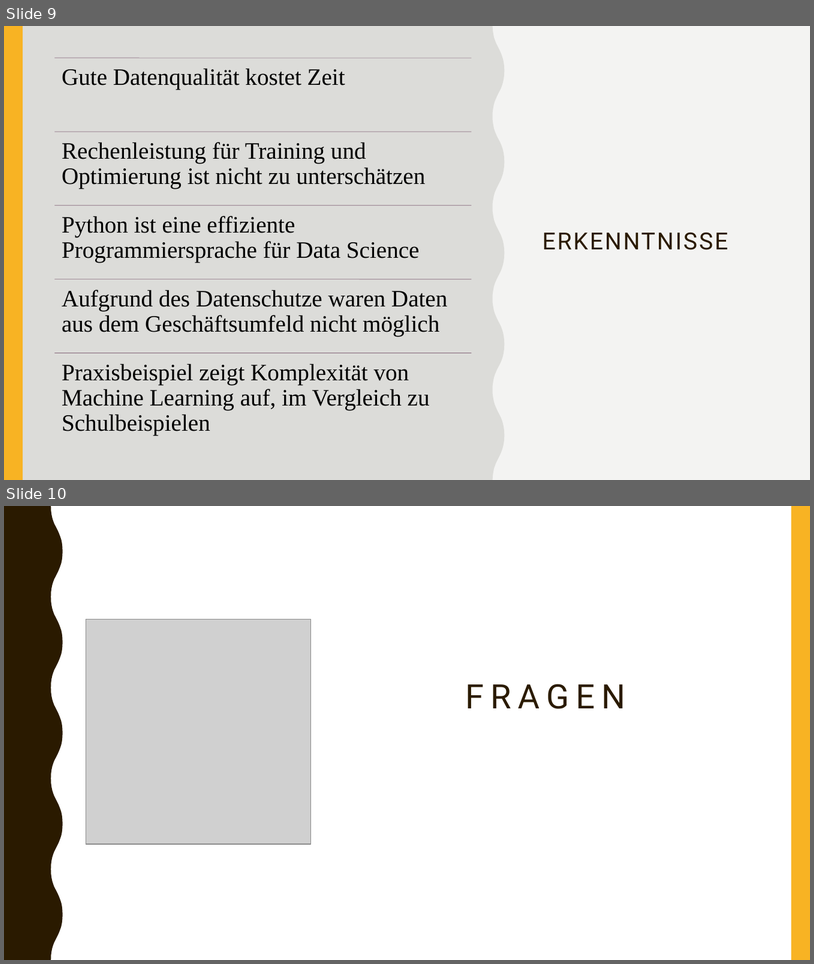
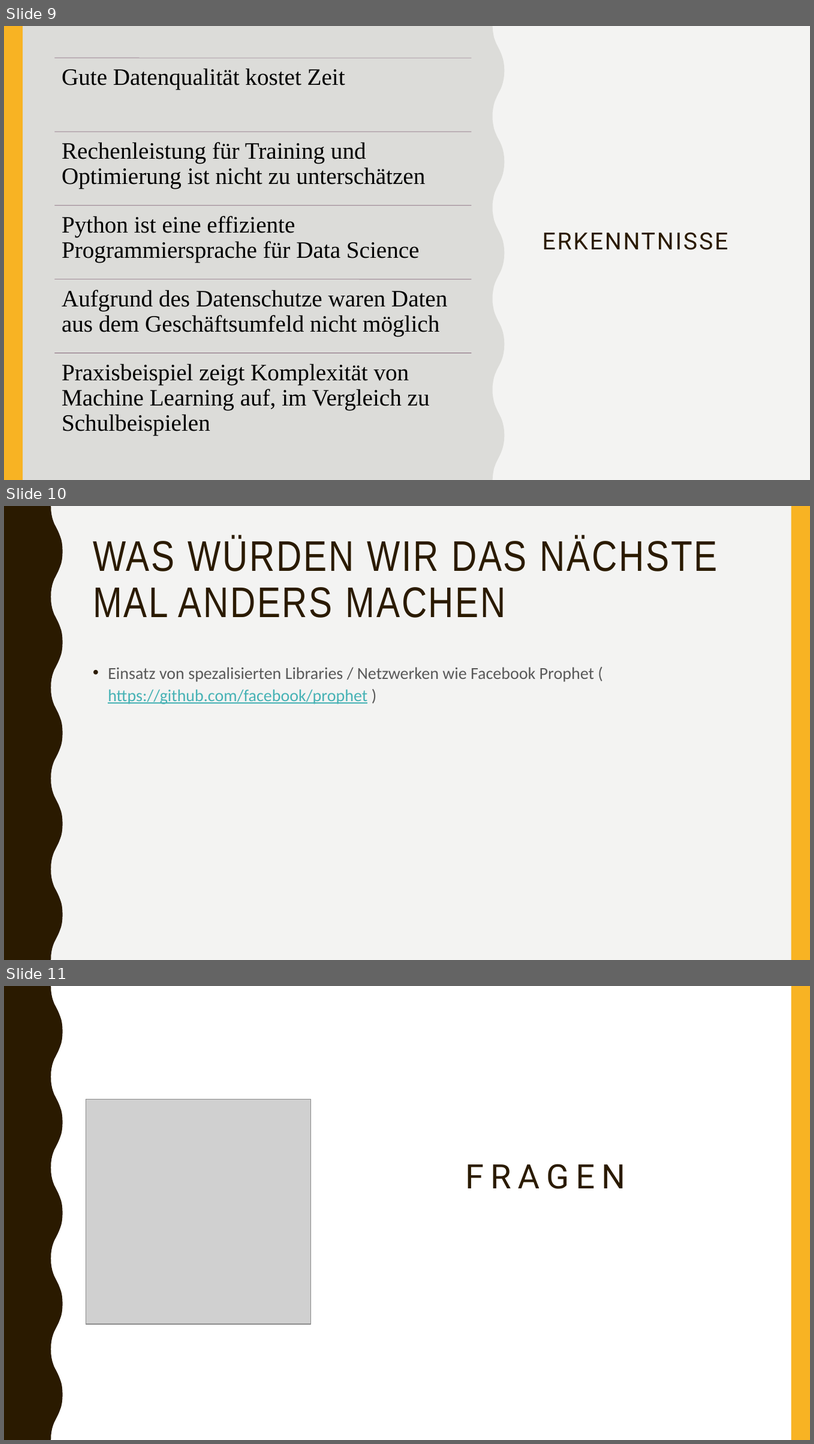
Before and after one commit to maggi71/ml-corona, a slide deck: resources/documentation/Abschlusspraesentation.pptx. Shown one above the other, each under a label of ours: slides 9 and 10 before the commit, slides 9, 10 and 11 after it. The pictures are 814x964 and 814x1444 pixels, drawn with LibreOffice and Linux fonts; fonts in the diff are those of the drawing; grey boxes stand for pictures. Boxes give left, top, right and bottom in pixels: in the first picture for what was removed or moved away, otherwise in the second. Text is boxed around its words. In the diff, an @@ line names an element or a change of style, - is before the commit and + after.

```diff
--- a/resources/documentation/Abschlusspraesentation.pptx
+++ b/resources/documentation/Abschlusspraesentation.pptx
@@ slide 10 added at [4,506,810,960], background #F3F3F2; not listed: 2 template elements that a slide beside it also shows @@
@@ title added at [93,537,718,618], 51 pt, text #2A1A00 @@
+WAS WÜRDEN WIR DAS NÄCHSTE MAL ANDERS MACHEN
@@ text added at [108,667,594,704], 20 pt, text #595959 @@
+• Einsatz von spezalisierten Libraries / Netzwerken wie Facebook Prophet ( https://github.com/facebook/prophet )
@@ what was slide 10 is now slide 11 @@
```
Also in this commit, not shown: 2 slides changed.
